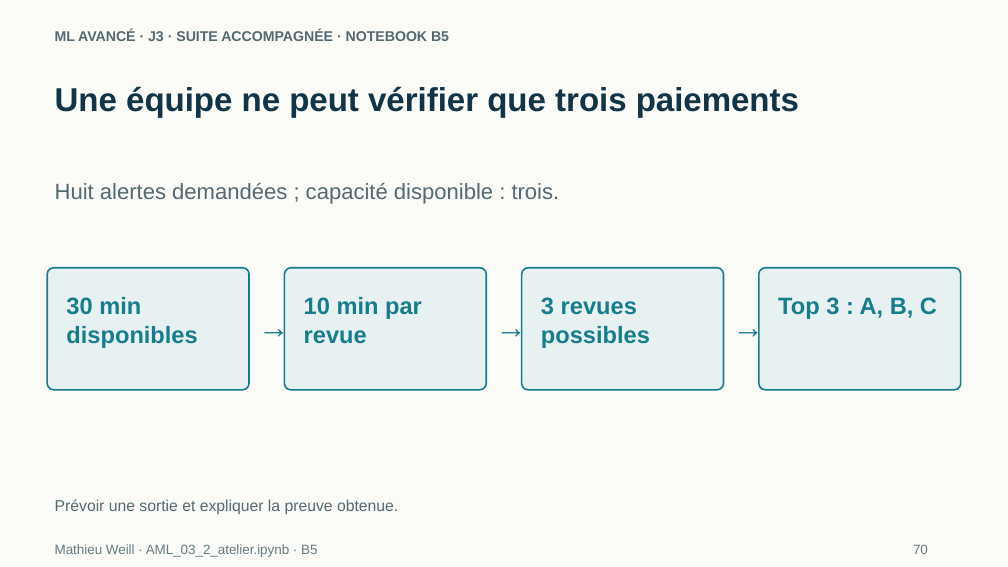
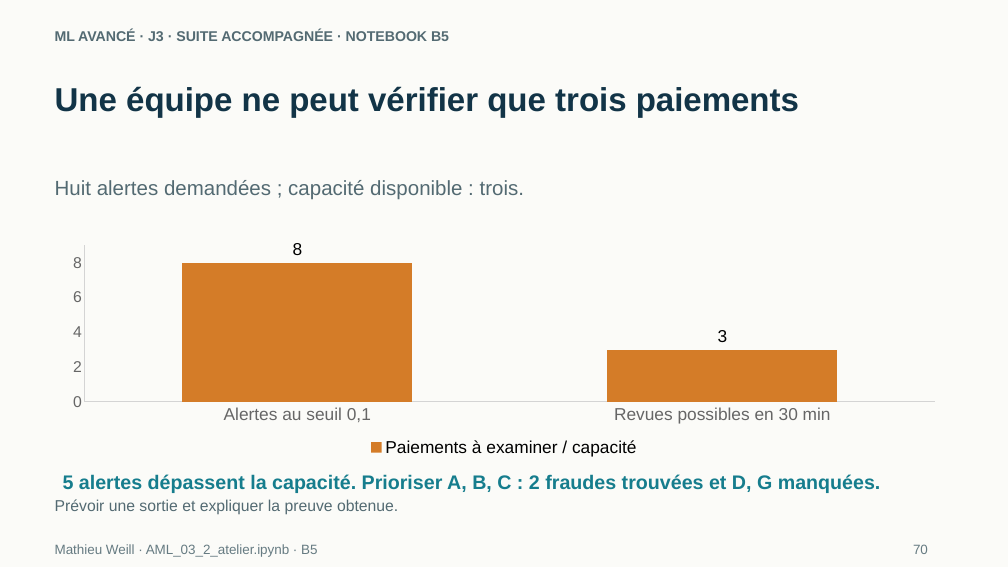
Before and after one commit to MathieuDWeill/ai-course-student, a slide deck: slide 20 of slides/ML_Avance_J3_2_Etudiant.pptx. Drawn at 1008x567 pixels with LibreOffice and Linux fonts; fonts in the diff are those of the drawing. Boxes give left, top, right and bottom in pixels: in the first picture for what was removed or moved away, otherwise in the second. Text is boxed around its words. In the diff, an @@ line names an element or a change of style, - is before the commit and + after.

```diff
--- a/slides/ML_Avance_J3_2_Etudiant.pptx
+++ b/slides/ML_Avance_J3_2_Etudiant.pptx
@@ text "Huit alertes demandées ; capacité ..." at box(55, 180, 524, 200): size 21 to 19.5 pt @@
@@ rounded rectangle removed at box(47, 268, 249, 389) @@
@@ column chart added at box(55, 240, 954, 461) @@
+categories: Alertes au seuil 0,1, Revues possibles en 30 min
+Paiements à examiner / capacité: 8, 3
@@ rounded rectangle removed at box(284, 268, 486, 389) @@
@@ rounded rectangle removed at box(522, 268, 724, 389) @@
@@ rounded rectangle removed at box(759, 268, 961, 389) @@
@@ text removed at box(66, 297, 197, 348) @@
-30 min disponibles
@@ text removed at box(304, 297, 422, 344) @@
-10 min par revue
@@ text removed at box(541, 297, 650, 348) @@
-3 revues possibles
@@ text removed at box(778, 297, 937, 319) @@
-Top 3 : A, B, C
@@ text removed at box(251, 303, 284, 350) @@
-→
@@ text removed at box(488, 303, 521, 350) @@
-→
@@ text removed at box(725, 303, 758, 350) @@
-→
@@ text added at box(63, 474, 881, 493), 18.8 pt, text #167D8D, bold @@
+5 alertes dépassent la capacité. Prioriser A, B, C : 2 fraudes trouvées et D, G manquées.
```
Also in this commit, not shown: 14 other slides changed, 2 slides added, 6 other files.
